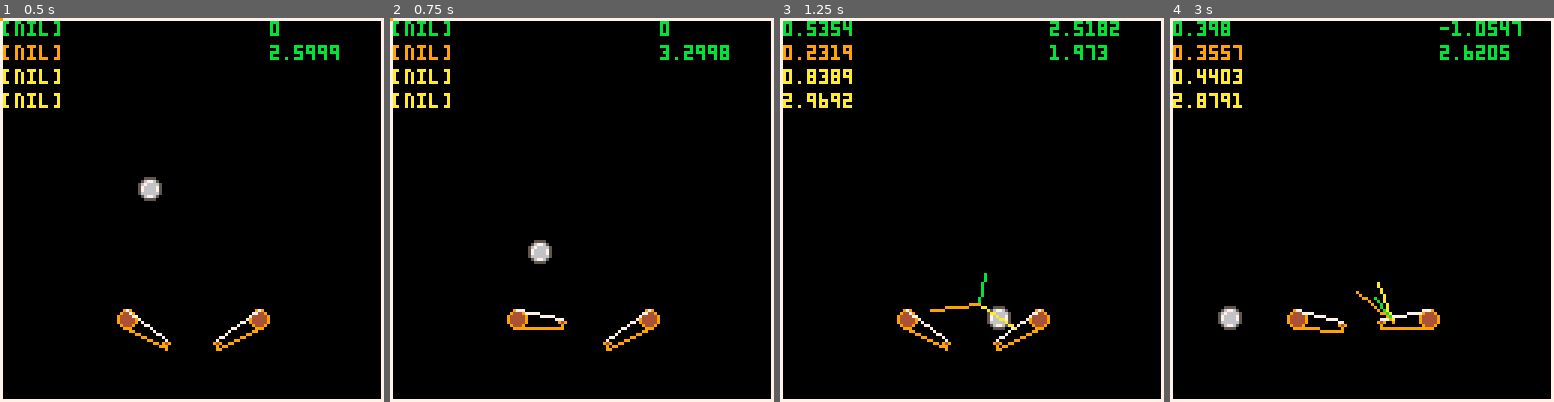
Above: before the commit, frames 1-4 (left to right).
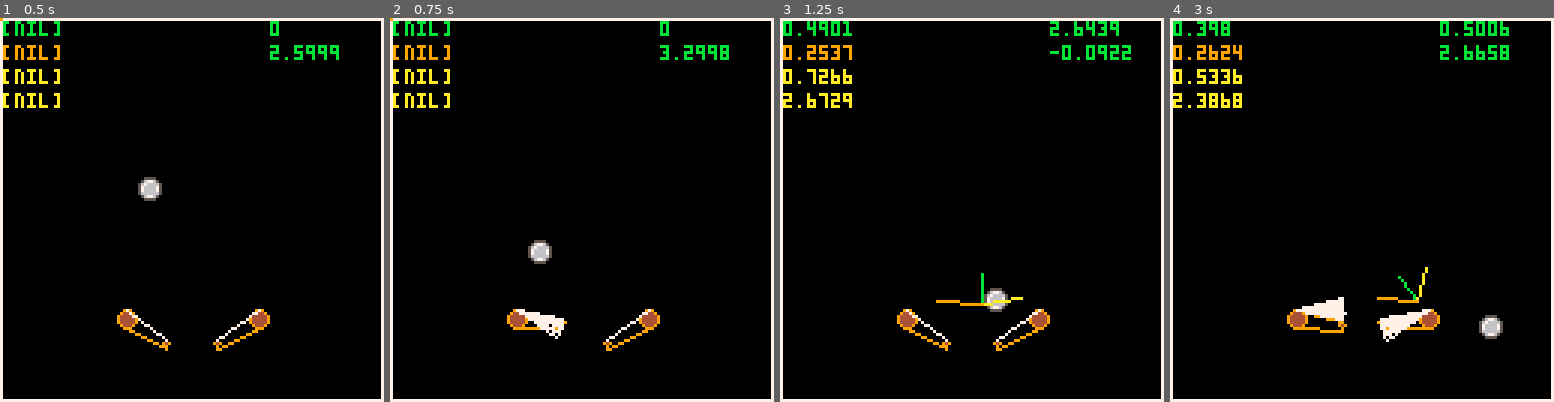
Above: after the commit, the same moments.

Repository: lkingsford/pico8-projects
Game: PICO-8 cartridge pinball1.p8
Two runs of this game, one before a commit and one after it. Both use one fixed random seed, a clock stepped at 60 frames per second and the inputs below.
Inputs:
- Up to frame 1 (0.5 s): tap X (X key) at 0.33 s
- Up to frame 2 (0.75 s): tap O (Z key) at 0.7 s
- Up to frame 3 (1.25 s): tap X (X key) at 1.07 s
- Up to frame 4 (3 s): hold Right 1.6-2.1 s; tap O (Z key) every 0.4 s from 1.7 to 2.9 s; tap X (X key) at 1.85, 2.97 s; hold Up 2.15-2.42 s; hold Right from 2.47 s (still down)

Frame 1 is identical in both runs. In frame 2, 0.3% of the frame differs, in the area x 33-46%, y 76-84%; in frame 3, 1.8%; in frame 4, 2.5%, in the area x 7-92%, y 0-85%.

Commit message:
Small fix to normal

Diff:
--- a/pinball1.p8
+++ b/pinball1.p8
@@ -145,12 +145,17 @@
     if any_bump then
         return
     end
-	if not line_ball_collision(i.x1, i.y1, i.x2, i.y2, cur_pb) then
+	local collides = line_ball_collision(i.x1, i.y1, i.x2, i.y2, cur_pb)
+	if not collides then
 		return
 	end
     any_bump = true
+	incident = -1 * (atan2(cur_pb.dx, cur_pb.dy) - .25) % 1
 	normal = ((atan2(i.x1-i.x2, i.y1-i.y2) * -1) + .5) %1
-	incident = -1 * (atan2(cur_pb.dx, cur_pb.dy) - .25) % 1
+	inv_normal = (normal - 0.5) % 1
+	if (abs(normal - incident) > abs(inv_normal - incident)) then
+		normal = inv_normal
+	end
 	reflection = normal * 2 - incident
 	vold = distance(0, 0, cur_pb.dx, cur_pb.dy)
 	v = vold * i.absorb + i.push
@@ -188,10 +193,13 @@
 	else
 		t = f.angle1
 	end
+	local old_angle = f.angle
 	f.angle = mid(f.angle, t, f.angle + sgn(t - f.angle) * f.speed)
 
 	-- Speed is wrong here - it should be angle * length (?)
-	add_interaction(f.x, f.y - f.r1, f.x + f.length * sin(f.angle), f.y + f.length * cos(f.angle) - f.r2, flipper_thud, 0)
+	for theta = min(old_angle, f.angle), max(old_angle, f.angle), 0.01 do
+		add_interaction(f.x, f.y - f.r1, f.x + f.length * sin(theta), f.y + f.length * cos(theta) - f.r2, flipper_thud, 0)
+	end
 end
 
 function add_interaction(x1, y1, x2, y2, absorb, push, table)
@@ -210,13 +218,22 @@
 function line_ball_collision(x1, y1, x2, y2, ball)
     rectfill(x1,y1,x2,y2,1)
     line(x1, y1, x2, y2,10)
-    for x=0,7 do
-        for y=0,7 do
-            if sget(x+8,y) != 0 and pget(ball.x+x-4, ball.y+y-4)==10 then
-                return true
-            end
-        end
-    end
+	local d = ceil(distance(0, 0, ball.dx, ball.dy))
+	for i=0,d do
+		ball_x = ball.x - i*ball.dx/d
+		ball_y = ball.y - i*ball.dy/d
+		for x=0,7 do
+			for y=0,7 do
+				if sget(x+8,y) != 0 and pget(ball_x+x-4, ball_y+y-4)==10 then
+					-- SIDE EFFECT!?
+					local v = {}
+					v.x = ball_x
+					v.y = ball_y
+					return v
+				end
+			end
+		end
+	end
 	return false
 end
 
